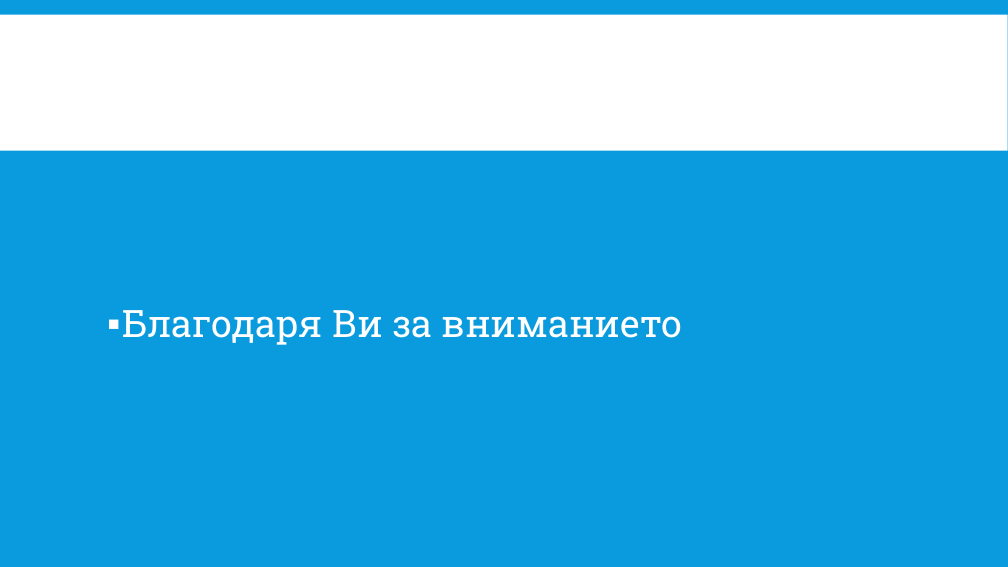
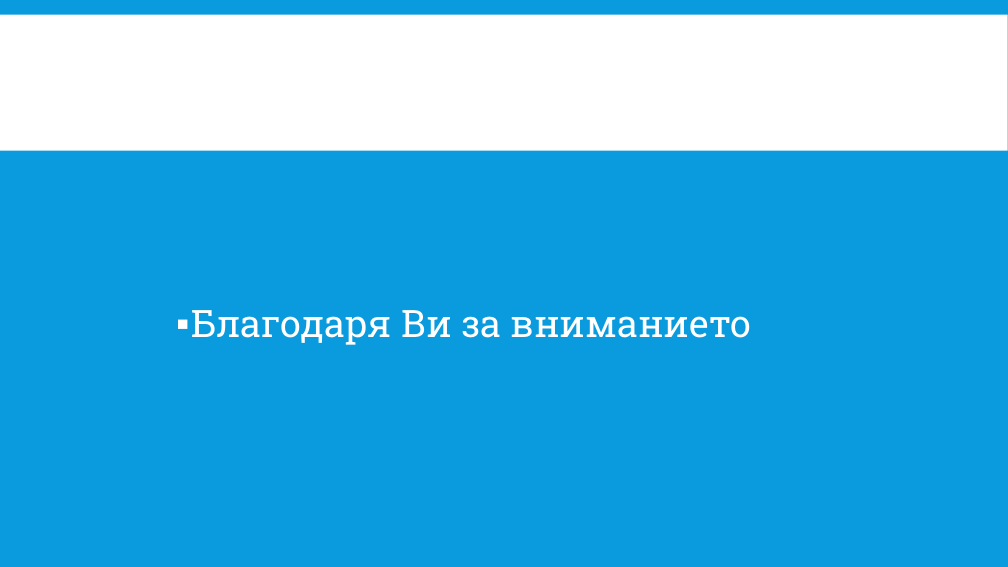
Before and after one commit to pgee-dzi2024/ThemeSP_2607, a slide deck: slide 10 of DR/защита.pptx. Drawn at 1008x567 pixels with LibreOffice and Linux fonts; fonts in the diff are those of the drawing. Boxes give left, top, right and bottom in pixels: in the first picture for what was removed or moved away, otherwise in the second. Text is boxed around its words. In the diff, an @@ line names an element or a change of style, - is before the commit and + after.

```diff
--- a/DR/защита.pptx
+++ b/DR/защита.pptx
@@ text "Благодаря Ви за вниманието": place and size @@
-text "Благодаря Ви за вниманието" at <box>122,310,683,345</box>
+text "Благодаря Ви за вниманието" at <box>191,310,752,345</box>
```
Also in this commit, not shown: 7 other slides changed, 2 slides added, 2 slides removed.
